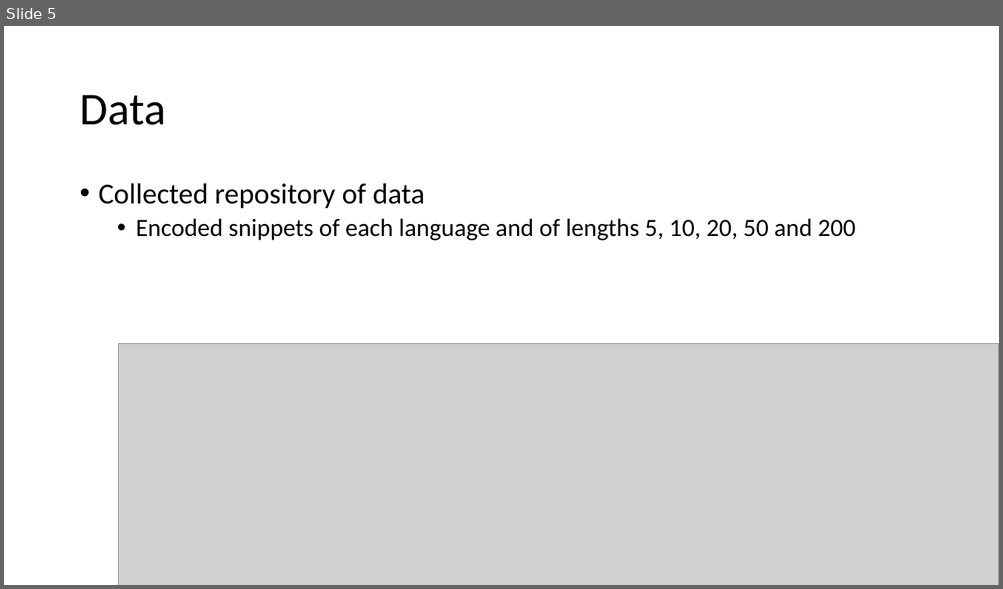
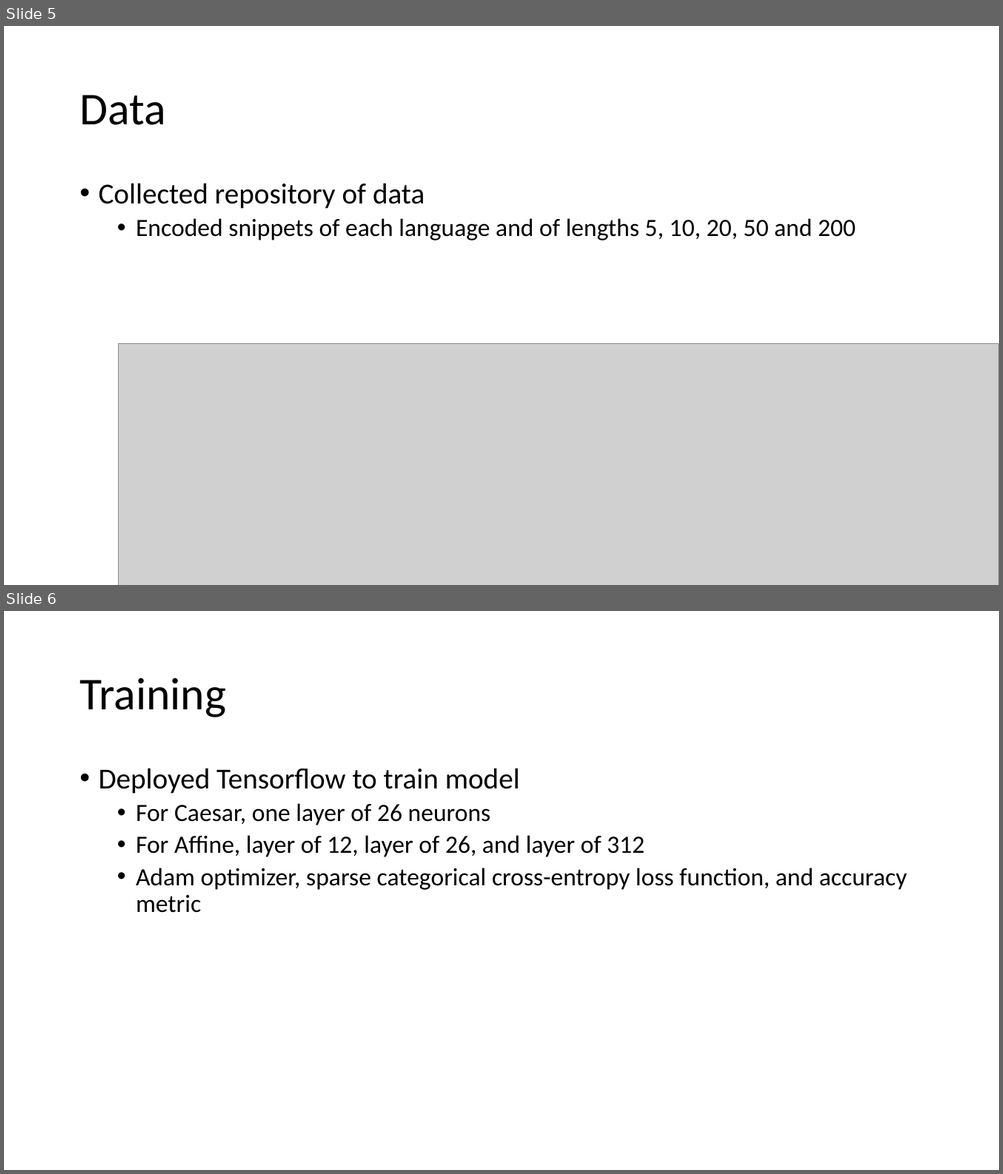
Before and after one commit to petezh/Neural-Cryptanalysis, a slide deck: presentation/Gasarch Pres 7-9.pptx. Shown one above the other, each under a label of ours: slide 5 before the commit, slides 5 and 6 after it. The pictures are 1003x589 and 1003x1174 pixels, drawn with LibreOffice and Linux fonts; fonts in the diff are those of the drawing; grey boxes stand for pictures. Boxes give left, top, right and bottom in pixels: in the first picture for what was removed or moved away, otherwise in the second. Text is boxed around its words. In the diff, an @@ line names an element or a change of style, - is before the commit and + after.

```diff
--- a/presentation/Gasarch Pres 7-9.pptx
+++ b/presentation/Gasarch Pres 7-9.pptx
@@ slide 6 added at bbox=[4, 611, 999, 1170], background #FFFFFF @@
@@ title added at bbox=[79, 678, 226, 718], 44 pt, text #000000 @@
+Training
@@ text added at bbox=[99, 768, 907, 913], 24 pt, text #000000 @@
+• Deployed Tensorflow to train model
+  • For Caesar, one layer of 26 neurons
+  • For Affine, layer of 12, layer of 26, and layer of 312
+  • Adam optimizer, sparse categorical cross-entropy loss function, and accuracy metric
```
Also in this commit, not shown: 1 slide changed, 2 other slides added, 1 slide removed.
